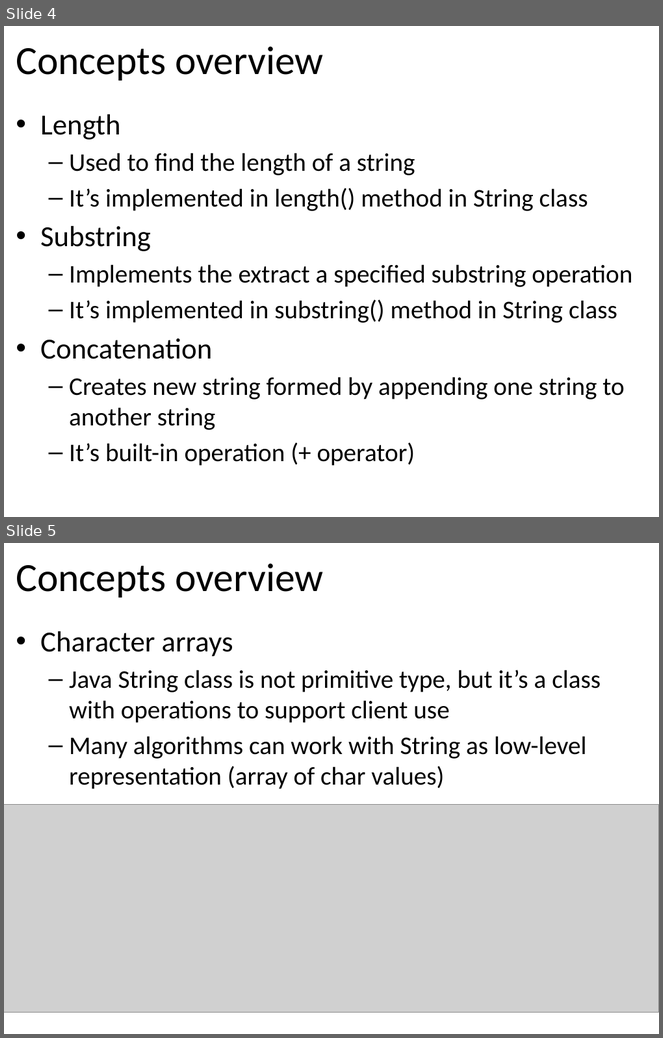
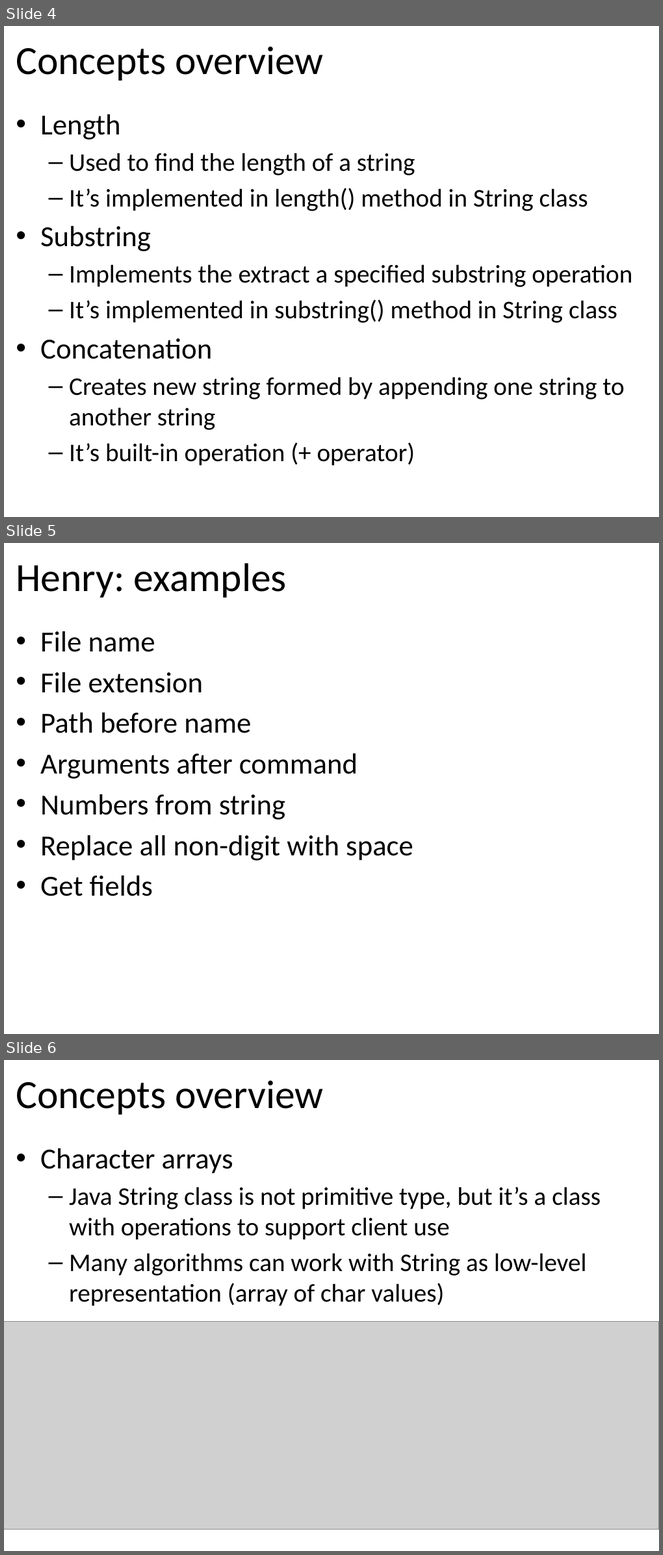
Before and after one commit to tutrunghieu/dsa-2017-java-tutorial, a slide deck: dsa2017-java-online/handouts/data-day06-string/Lecture 10, 11 (Teach in 2 days) - String.pptx. Shown one above the other, each under a label of ours: slides 4 and 5 before the commit, slides 4, 5 and 6 after it. The pictures are 663x1038 and 663x1555 pixels, drawn with LibreOffice and Linux fonts; fonts in the diff are those of the drawing; grey boxes stand for pictures. Boxes give left, top, right and bottom in pixels: in the first picture for what was removed or moved away, otherwise in the second. Text is boxed around its words. In the diff, an @@ line names an element or a change of style, - is before the commit and + after.

```diff
--- a/dsa2017-java-online/handouts/data-day06-string/Lecture 10, 11 (Teach in 2 days) - String.pptx
+++ b/dsa2017-java-online/handouts/data-day06-string/Lecture 10, 11 (Teach in 2 days) - String.pptx
@@ slide 5 added at bbox=[4, 543, 659, 1034], background #FFFFFF @@
@@ title added at bbox=[16, 563, 287, 598], 44 pt, text #000000 @@
+Henry: examples
@@ text added at bbox=[40, 631, 414, 897], 32 pt, text #000000 @@
+• File name
+• File extension
+• Path before name
+• Arguments after command
+• Numbers from string
+• Replace all non-digit with space
+• Get fields
@@ what was slide 5 is now slide 6 @@
```
Also in this commit, not shown: 4 slides changed, 8 other slides added, 5 slides removed, 1 other file.
